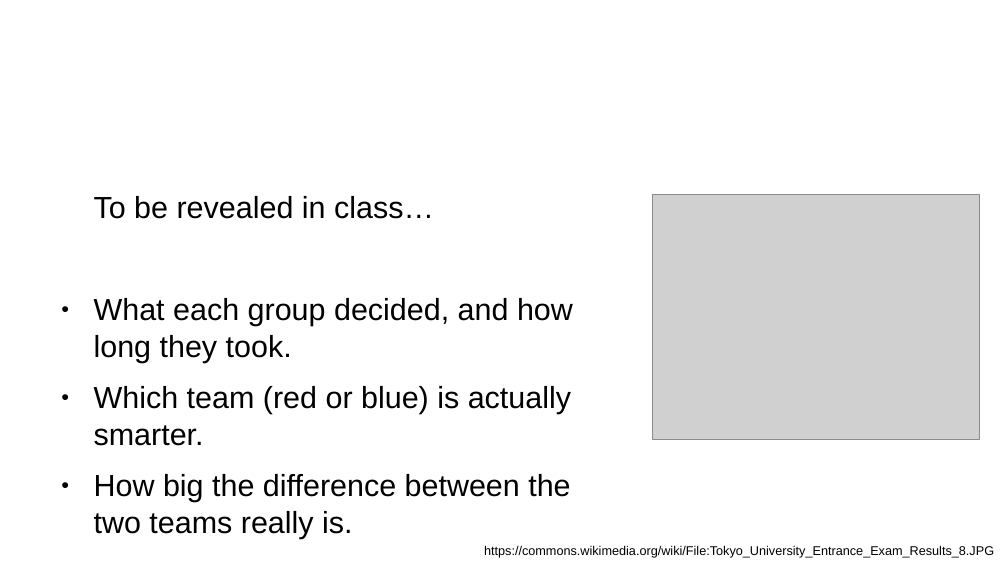
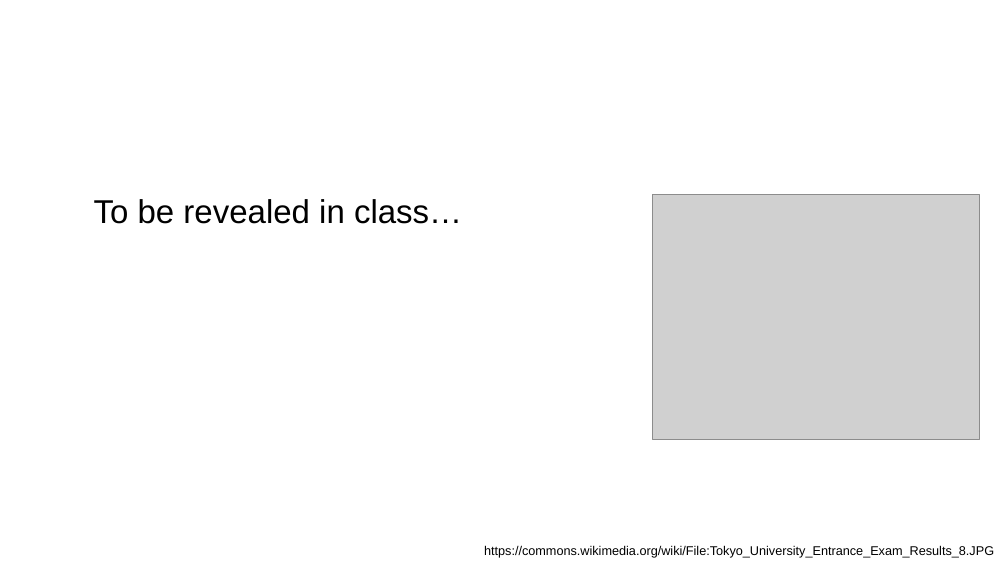
Before and after one commit to ajwills72/critical-thinking, a slide deck: slide 9 of src/distributions-samples.odp (slide 11 before the commit). Drawn at 1008x567 pixels with LibreOffice and Linux fonts; fonts in the diff are those of the drawing; grey boxes stand for pictures; background and template pictures are left out. Boxes give left, top, right and bottom in pixels: in the first picture for what was removed or moved away, otherwise in the second. Text is boxed around its words. In the diff, an @@ line names an element or a change of style, - is before the commit and + after.

```diff
--- a/src/distributions-samples.odp
+++ b/src/distributions-samples.odp
@@ text "To be revealed in class…" at (x1=94, y1=199, x2=462, y2=224): size 24.1 to 26 pt @@
@@ text at (x1=94, y1=298, x2=573, y2=539): paragraphs removed @@
-● What each group decided, and how long they took.
-● Which team (red or blue) is actually smarter.
-● How big the difference between the two teams really is.
```
Also in this commit, not shown: 5 other slides changed, 2 slides removed, 8 other files.
